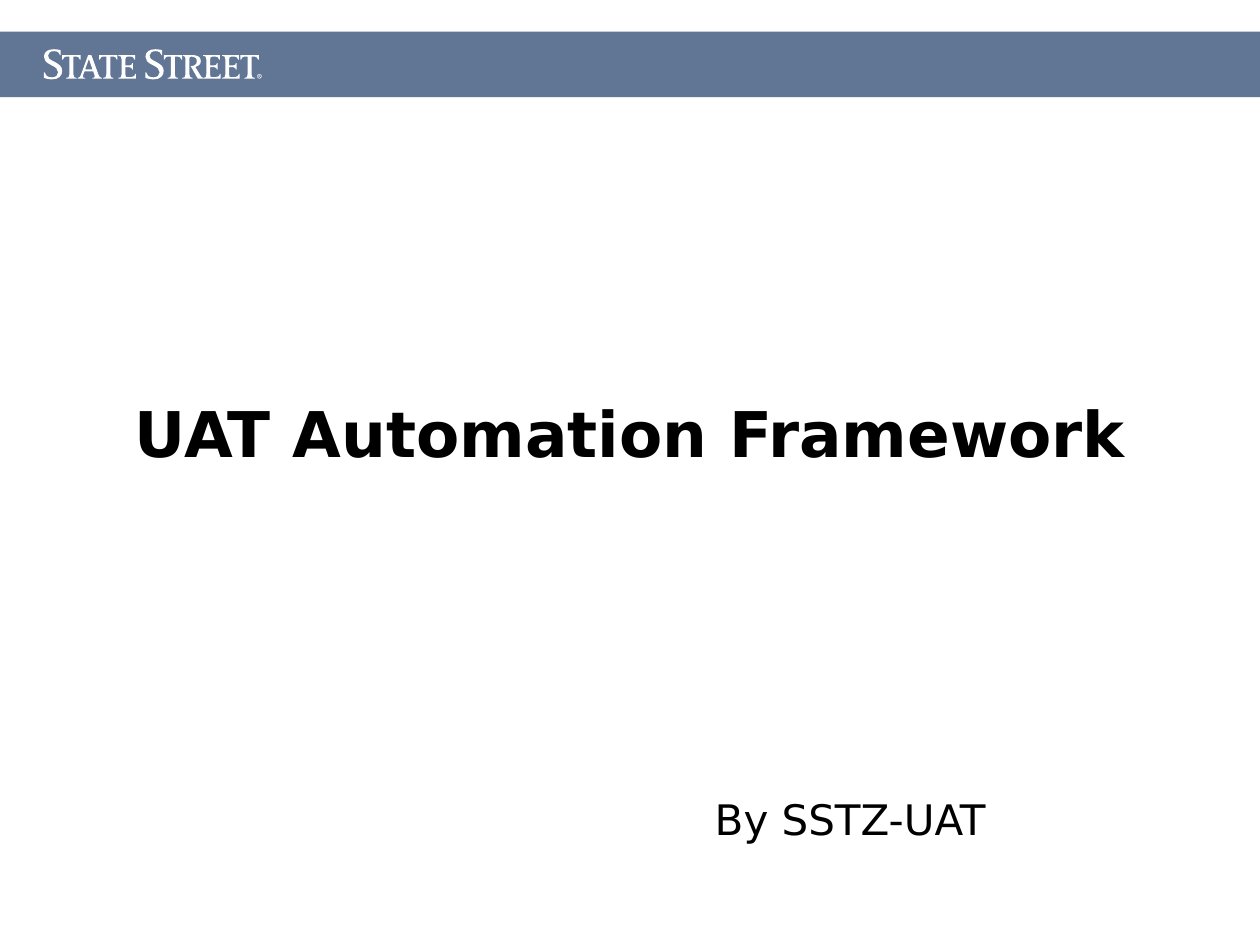
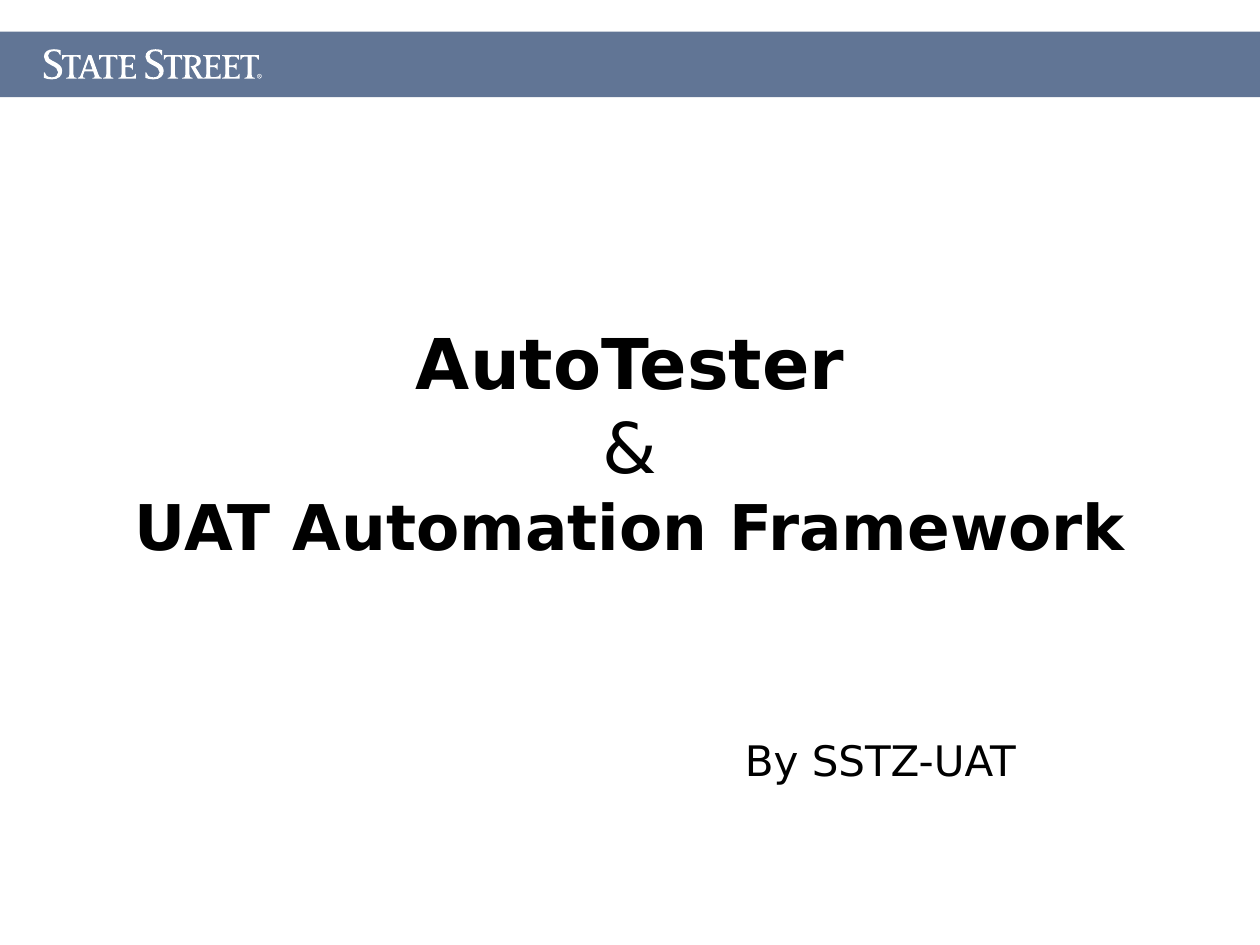
Before and after one commit to Letractively/autotester, a slide deck: slide 1 of Document/AutoTester.ppt. Drawn at 1260x945 pixels with LibreOffice and Linux fonts; fonts in the diff are those of the drawing. Boxes give left, top, right and bottom in pixels: in the first picture for what was removed or moved away, otherwise in the second. Text is boxed around its words. In the diff, an @@ line names an element or a change of style, - is before the commit and + after.

```diff
--- a/Document/AutoTester.ppt
+++ b/Document/AutoTester.ppt
@@ title at box(135, 338, 1124, 785): text changed @@
-UAT Automation Framework
-By SSTZ-UAT
+AutoTester
+&
+UAT Automation Framework
+By SSTZ-UAT
```
Also in this commit, not shown: 3 other slides changed, 4 slides added, 2 slides removed.
